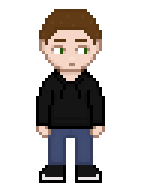
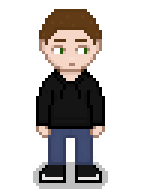
Revision of a layered (144, 192) image; what changed, layer by layer:
added layer "Layer 3" (50%) above "Layer 0" over [33,162,108,189]
